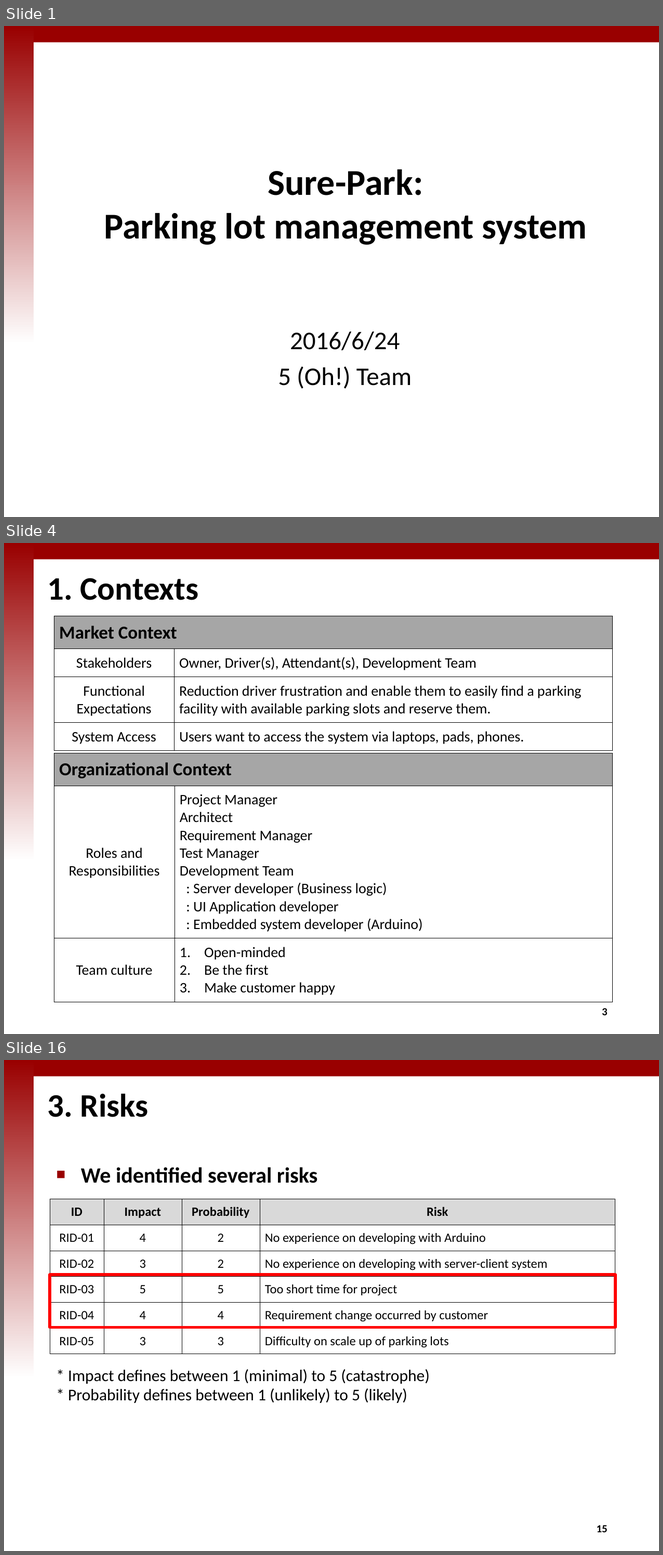
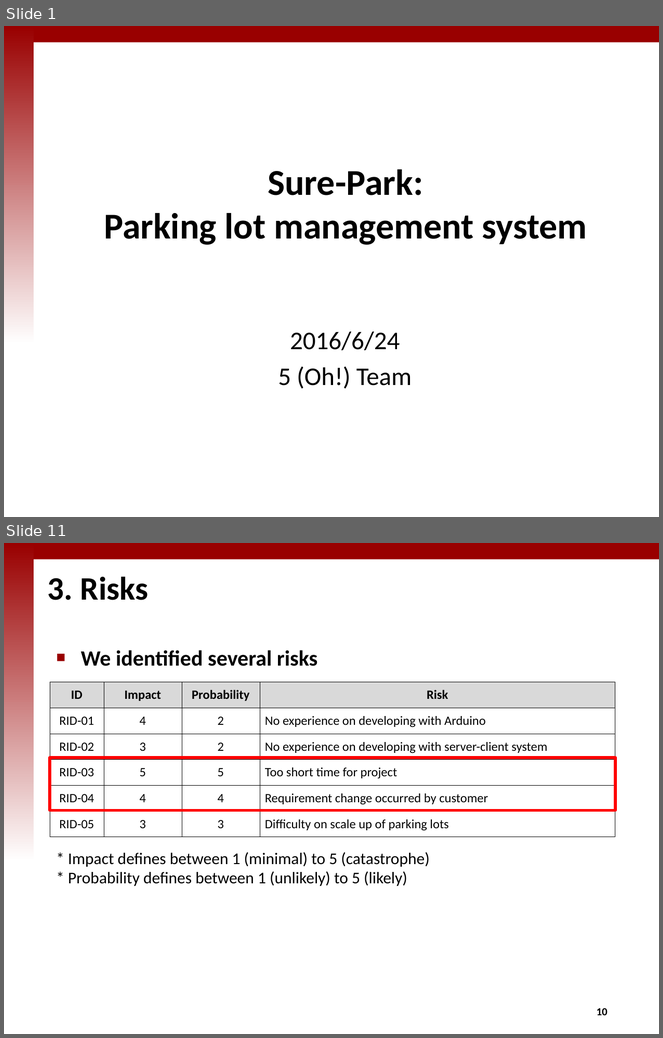
Before and after one commit to iluvjinhee/SureParkSystem, a slide deck: DesignDocument/(5Team_Presentation_002) Final presentation.pptx. Shown one above the other, each under a label of ours: slides 1, 4 and 16 before the commit, slides 1 and 11 after it; the slides between them are not shown. The pictures are 663x1555 and 663x1038 pixels, drawn with LibreOffice and Linux fonts; fonts in the diff are those of the drawing; background and template pictures are left out. Boxes give left, top, right and bottom in pixels: in the first picture for what was removed or moved away, otherwise in the second. Text is boxed around its words. In the diff, an @@ line names an element or a change of style, - is before the commit and + after.

Commit message:
test case commit

```diff
--- a/DesignDocument/(5Team_Presentation_002) Final presentation.pptx
+++ b/DesignDocument/(5Team_Presentation_002) Final presentation.pptx
@@ slide 4 removed at (x1=4, y1=543, x2=659, y2=1034), background #FFFFFF; not listed: 2 template elements that a slide beside it also shows @@
@@ title removed at (x1=48, y1=578, x2=199, y2=600) @@
-1. Contexts
@@ table removed at (x1=54, y1=616, x2=612, y2=749), 4 rows, 2 columns @@
-Market Context | 
-Stakeholders | Owner, Driver(s), Attendant(s), Development Team
-Functional / Expectations | Reduction driver frustration and enable them to easily find a parking / facility with available parking slots and reserve them.
-System Access | Users want to access the system via laptops, pads, phones.
@@ table removed at (x1=54, y1=753, x2=613, y2=999), 3 rows, 2 columns @@
-Organizational Context | 
-Roles and / Responsibilities | Project Manager Architect Requirement Manager Test Manager Development Team / : Server developer (Business logic) : UI Application developer : Embedded system developer (Arduino)
-Team culture | Open-minded / Be the first / Make customer happy
@@ page number removed at (x1=602, y1=1008, x2=608, y2=1016) @@
-3
@@ what was slide 16 is now slide 11 @@
@@ page number at (x1=597, y1=1008, x2=608, y2=1016): text changed @@
-15
+10
```
Also in this commit, not shown: 7 slides changed, 2 slides added, 6 other slides removed, 3 other files.
